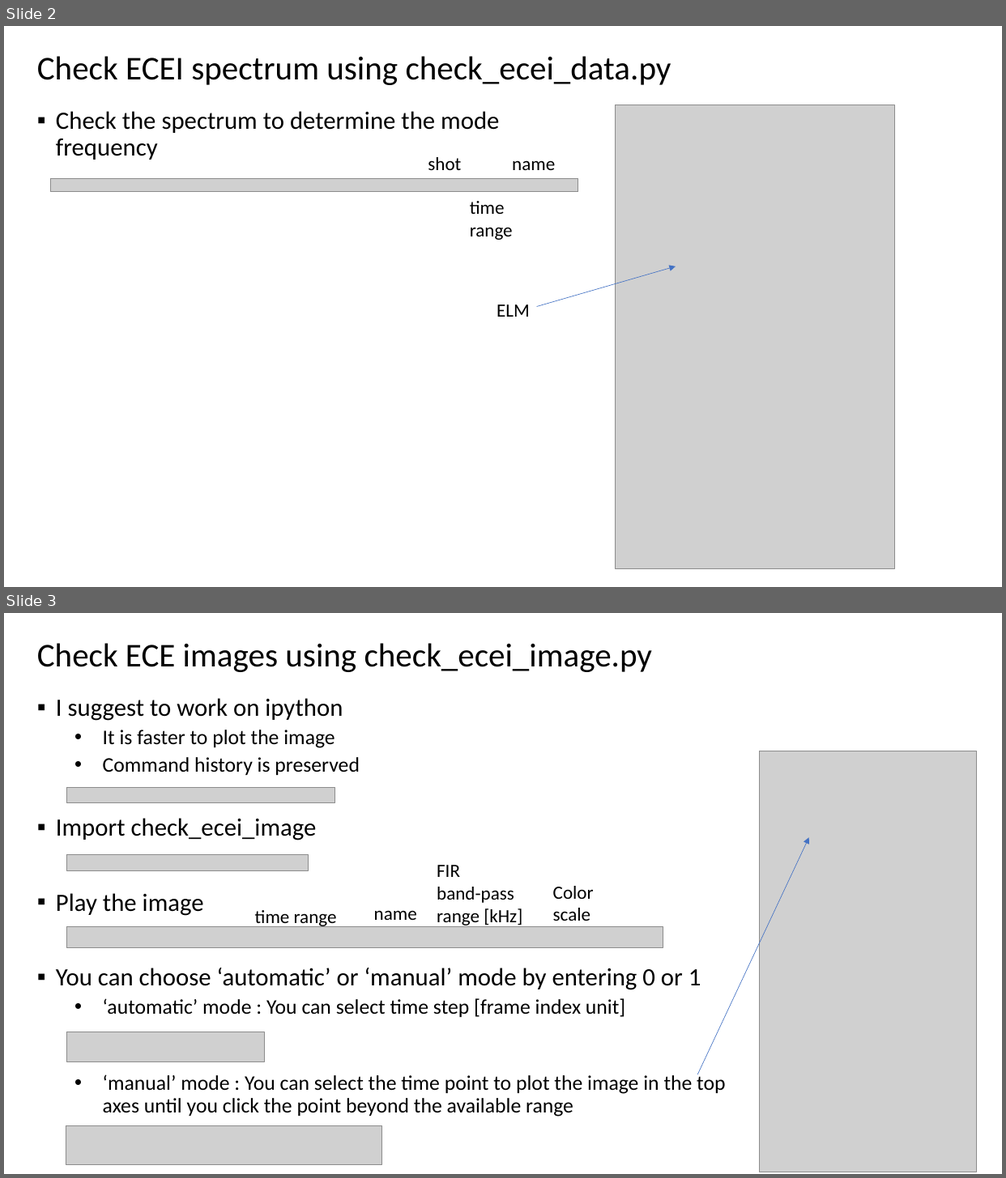
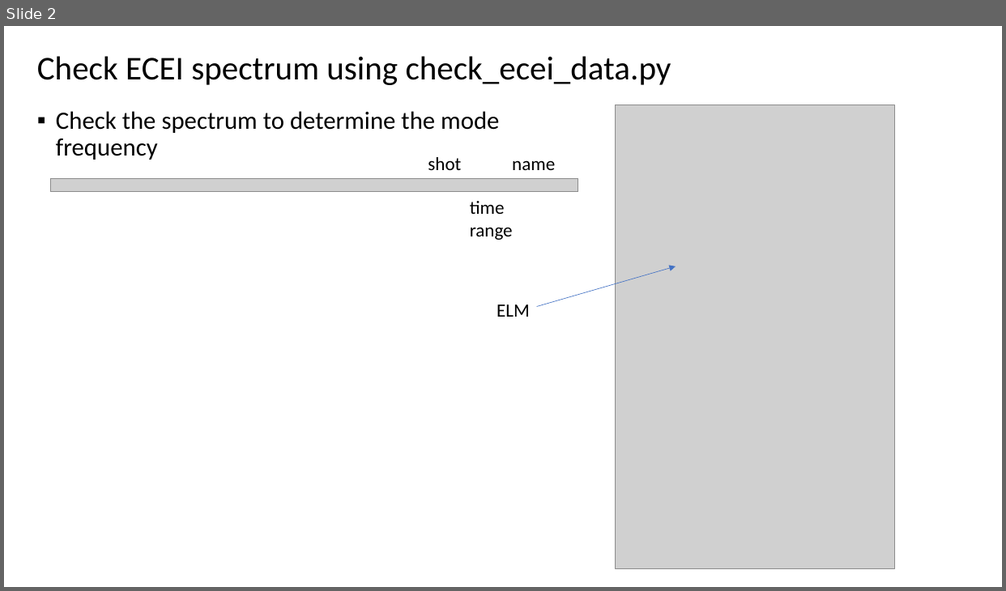
Before and after one commit to minjunJchoi/fluctana, a slide deck: docs/how_to_make_ecei_image_using_fluctana.pptx. Shown one above the other, each under a label of ours: slides 2 and 3 before the commit, slide 2 after it. The pictures are 1006x1178 and 1006x591 pixels, drawn with LibreOffice and Linux fonts; fonts in the diff are those of the drawing; grey boxes stand for pictures. Boxes give left, top, right and bottom in pixels: in the first picture for what was removed or moved away, otherwise in the second. Text is boxed around its words. In the diff, an @@ line names an element or a change of style, - is before the commit and + after.

Commit message:
modify check_ecei_image example script

```diff
--- a/docs/how_to_make_ecei_image_using_fluctana.pptx
+++ b/docs/how_to_make_ecei_image_using_fluctana.pptx
@@ slide 3 removed at box(4, 613, 1002, 1174), background #FFFFFF @@
@@ title removed at box(37, 643, 652, 672) @@
-Check ECE images using check_ecei_image.py
@@ text removed at box(56, 698, 725, 1117) @@
-▪ I suggest to work on ipython
-  • It is faster to plot the image
-  • Command history is preserved
-▪ Import check_ecei_image
-▪ Play the image
-▪ You can choose ‘automatic’ or ‘manual’ mode by entering 0 or 1
-  • ‘automatic’ mode : You can select time step [frame index unit]
-  • ‘manual’ mode : You can select the time point to plot the image in the top
-    axes until you click the point beyond the available range
@@ picture removed at box(760, 751, 977, 1172) @@
@@ picture removed at box(67, 787, 335, 803) @@
@@ picture removed at box(67, 855, 309, 871) @@
@@ arrow removed from (698, 1075) to (809, 837) @@
@@ text removed at box(437, 865, 522, 927) @@
-FIR
-band-pass
-range [kHz]
@@ text removed at box(553, 886, 594, 921) @@
-Color
-scale
@@ picture removed at box(67, 927, 663, 948) @@
@@ text removed at box(255, 910, 337, 929) @@
-time range
@@ text removed at box(374, 910, 417, 920) @@
-name
@@ picture removed at box(67, 1033, 266, 1063) @@
@@ picture removed at box(66, 1126, 382, 1165) @@
```
Also in this commit, not shown: 1 slide changed, 1 other file.
